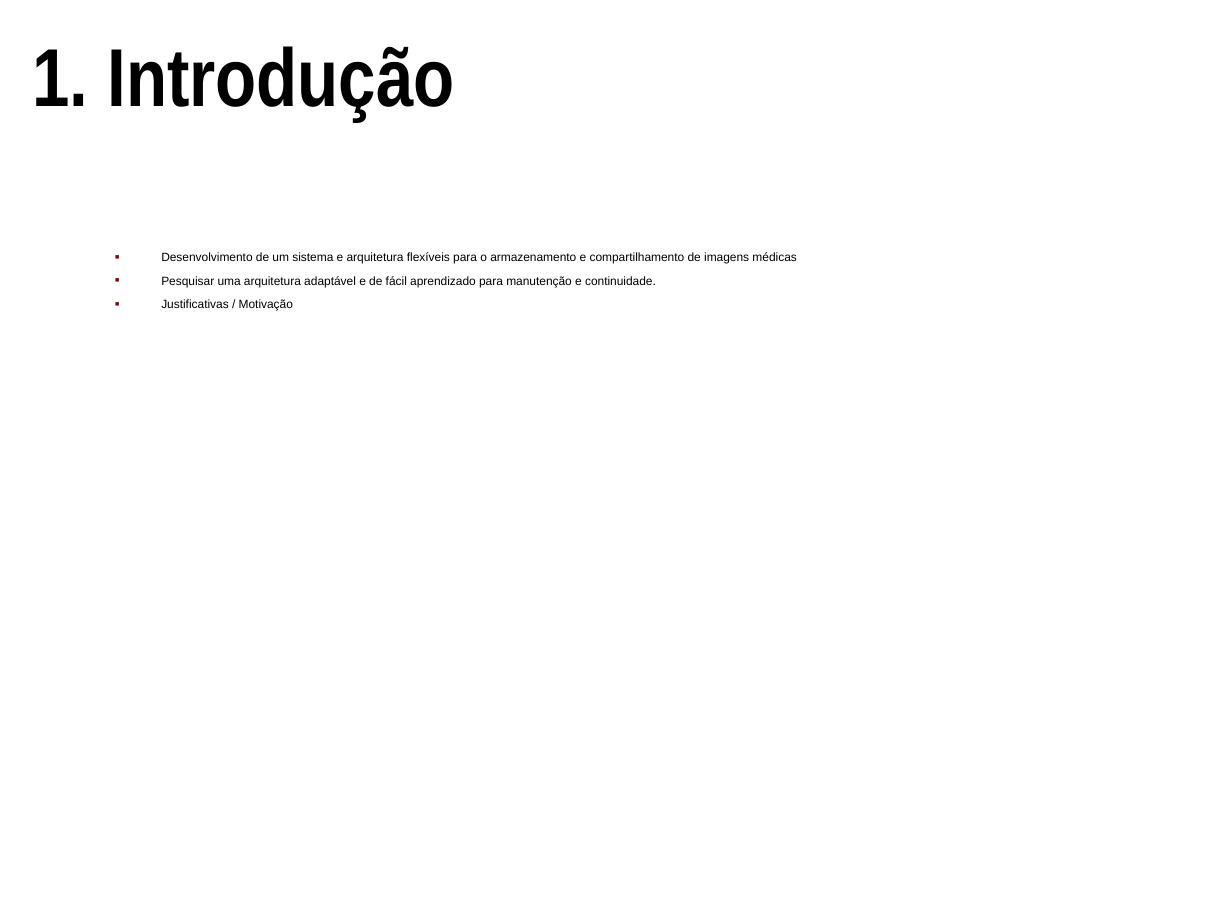
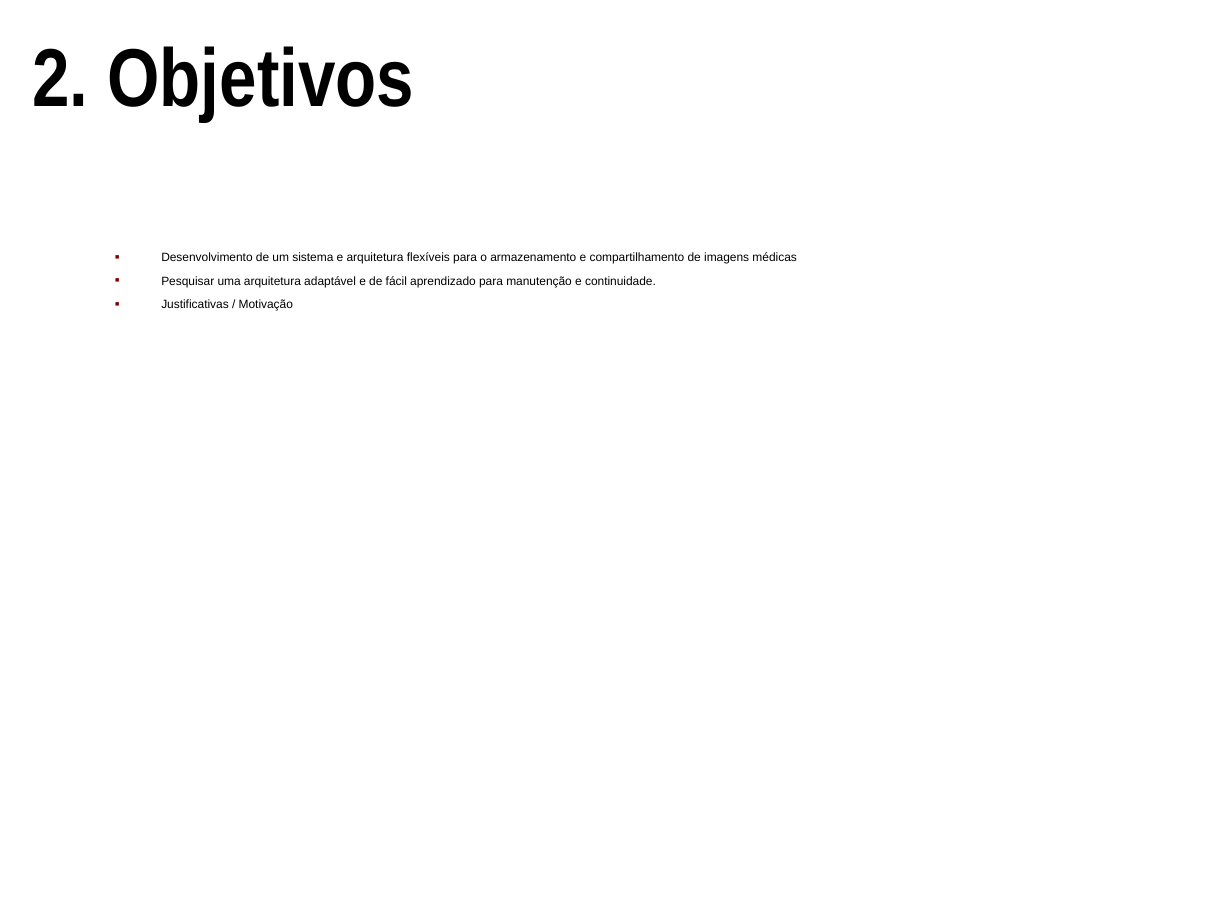
Before and after one commit to phsgregorio/imagem-medica, a slide deck: slide 4 of projectModel/Main.ppt (slide 3 before the commit). Drawn at 1232x924 pixels with LibreOffice and Linux fonts; fonts in the diff are those of the drawing. Boxes give left, top, right and bottom in pixels: in the first picture for what was removed or moved away, otherwise in the second. Text is boxed around its words. In the diff, an @@ line names an element or a change of style, - is before the commit and + after.

```diff
--- a/projectModel/Main.ppt
+++ b/projectModel/Main.ppt
@@ title at (32,46,414,121): text changed @@
-1. Introdução
+2. Objetivos
```
Also in this commit, not shown: 1 slide removed, 2 other files.
